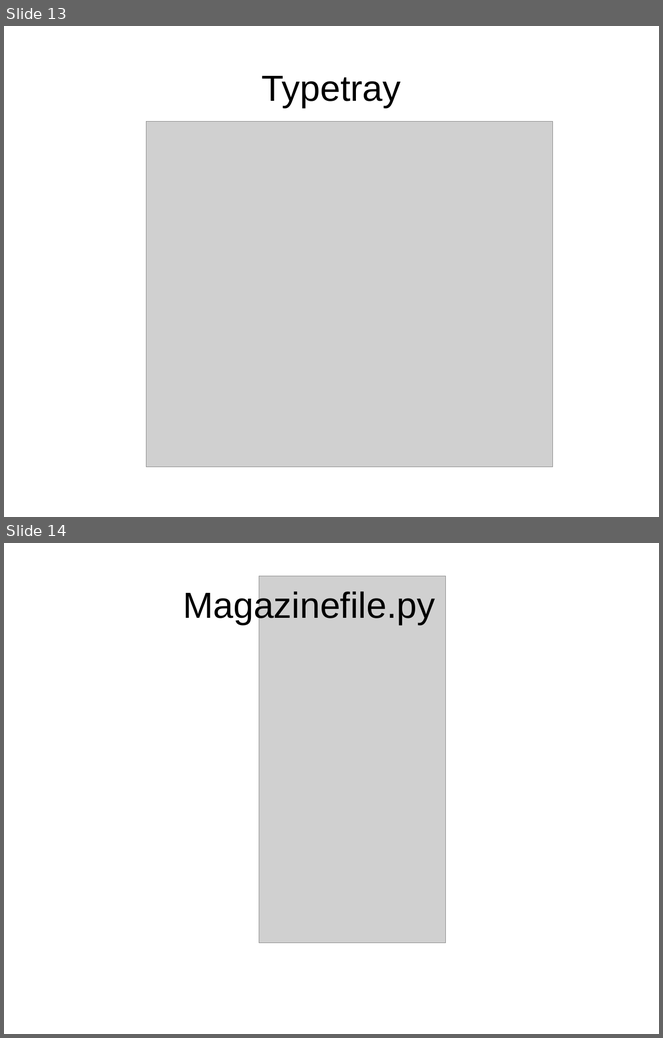
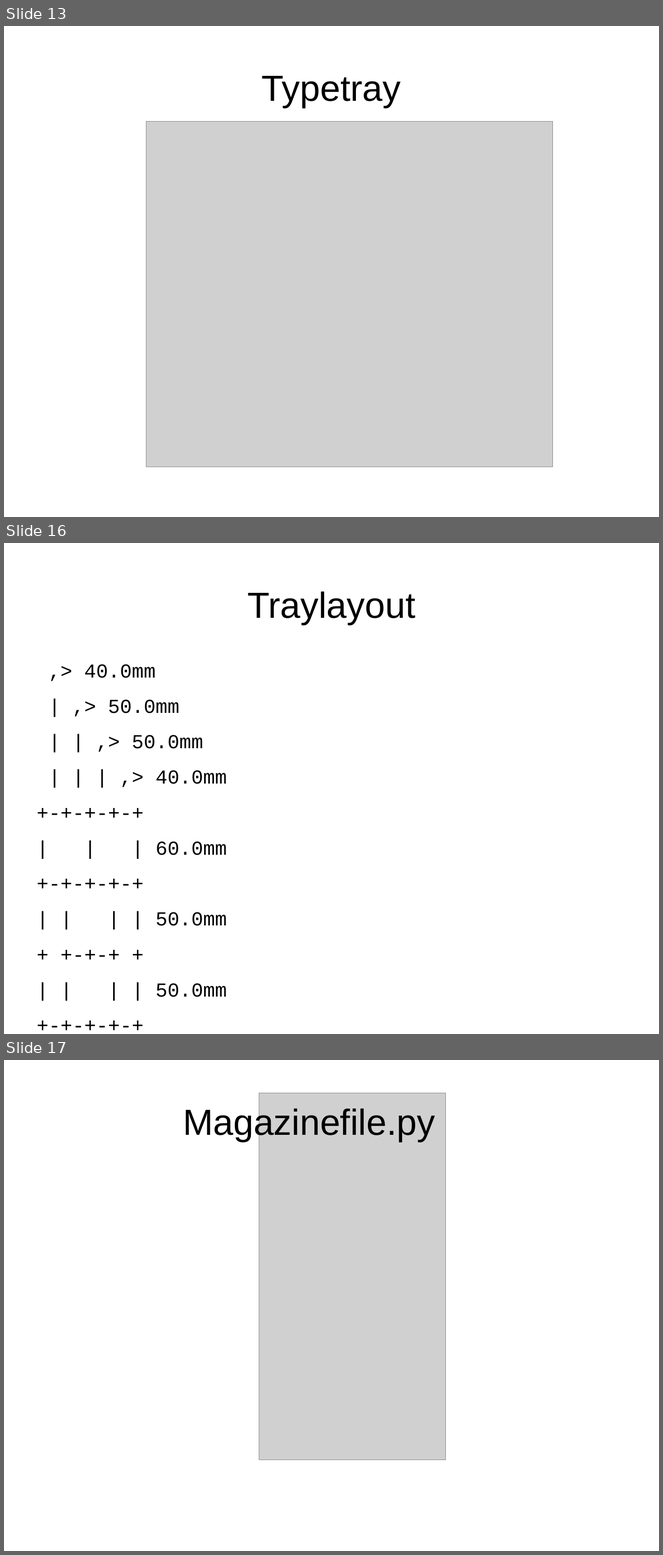
Before and after one commit to florianfesti/boxes, a slide deck: documentation/presentation.odp. Shown one above the other, each under a label of ours: slides 13 and 14 before the commit, slides 13, 16 and 17 after it; the slides between them are not shown. The pictures are 663x1038 and 663x1555 pixels, drawn with LibreOffice and Linux fonts; fonts in the diff are those of the drawing; grey boxes stand for pictures. Boxes give left, top, right and bottom in pixels: in the first picture for what was removed or moved away, otherwise in the second. Text is boxed around its words. In the diff, an @@ line names an element or a change of style, - is before the commit and + after.

```diff
--- a/documentation/presentation.odp
+++ b/documentation/presentation.odp
@@ slide 16 added at (4,543,659,1034), background #FFFFFF @@
@@ title added at (247,591,415,625), 44 pt, text #000000 @@
+Traylayout
@@ text added at (84,664,227,997), 24 pt, text #000000 @@
+,> 40.0mm
+| ,> 50.0mm
+| | ,> 50.0mm
+| | | ,> 40.0mm
++-+-+-+-+
+| | | 60.0mm
++-+-+-+-+
+| | | | 50.0mm
++ +-+-+ +
+| | | | 50.0mm
++-+-+-+-+
+| | | 40.0mm
++ + + + +
@@ what was slide 14 is now slide 17 @@
```
Also in this commit, not shown: 9 slides changed, 6 other slides added.
